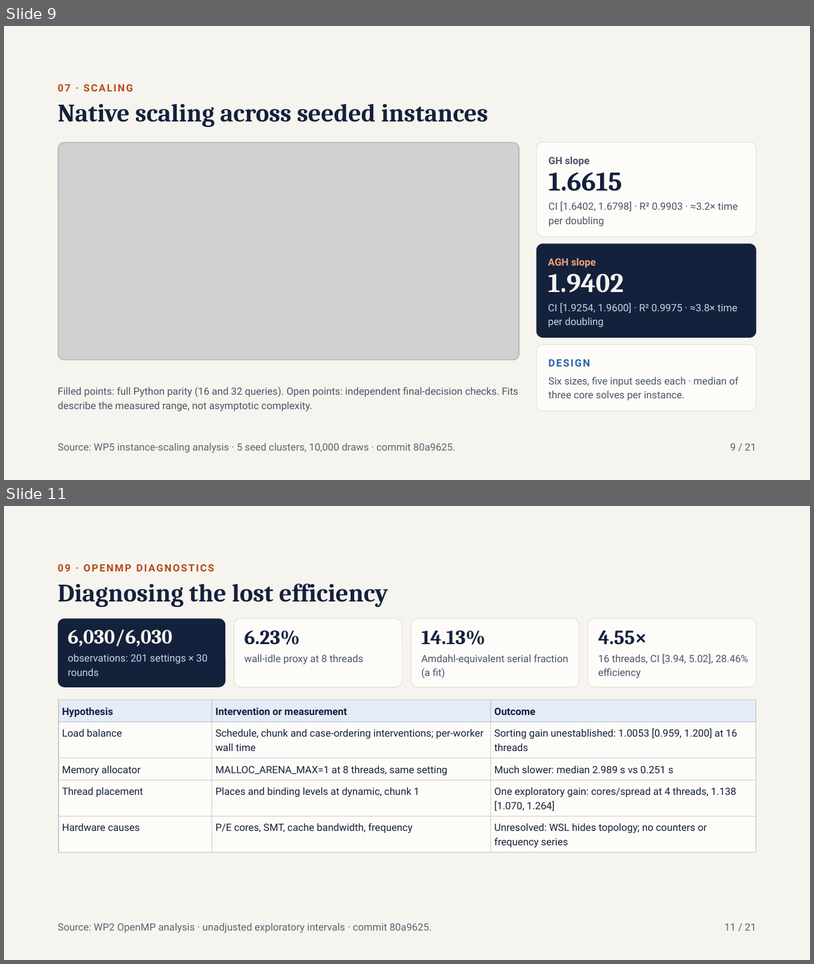
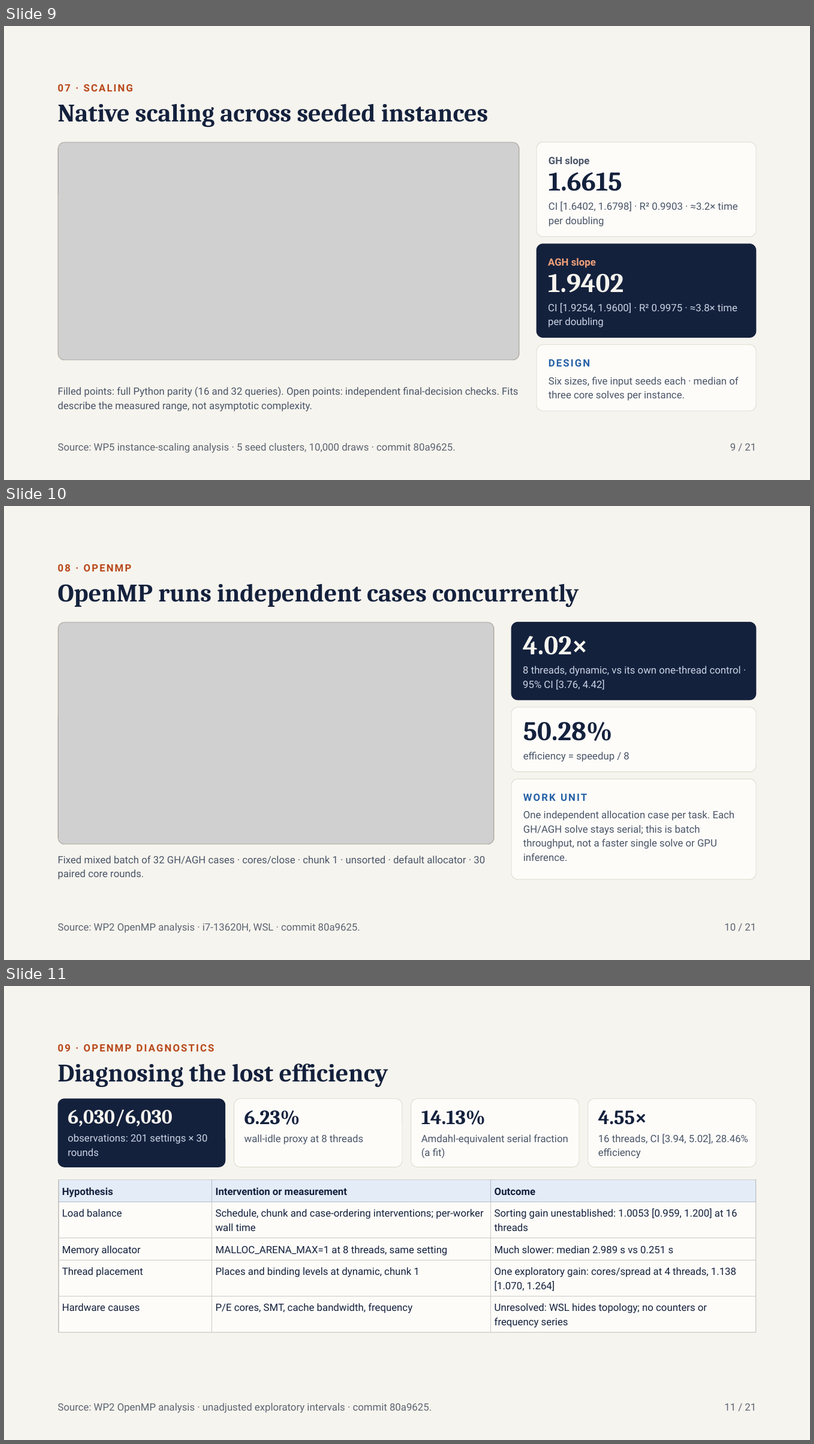
Before and after one commit to antonio-arbizzani-tonelli/llm-resource-allocation, a slide deck: presentations/llm-resource-allocation.pptx. Shown one above the other, each under a label of ours: slides 9 and 11 before the commit, slides 9, 10 and 11 after it; the slides between them are not shown. The pictures are 814x964 and 814x1444 pixels, drawn with LibreOffice and Linux fonts; fonts in the diff are those of the drawing; grey boxes stand for pictures. Boxes give left, top, right and bottom in pixels: in the first picture for what was removed or moved away, otherwise in the second. Text is boxed around its words. In the diff, an @@ line names an element or a change of style, - is before the commit and + after.

Commit message:
Replace presentation files with corrected OpenMP slide

```diff
--- a/presentations/llm-resource-allocation.pptx
+++ b/presentations/llm-resource-allocation.pptx
@@ slide 10 added at <box>4,506,810,960</box>, background #F6F4EE @@
@@ text added at <box>58,564,132,571</box>, 12 pt, text #B8481A, bold @@
+08 · OPENMP
@@ title added at <box>58,584,579,607</box>, 30 pt, text #14213D, bold @@
+OpenMP runs independent cases concurrently
@@ rounded rectangle added at <box>58,622,495,844</box>, fill #FFFFFF @@
@@ rounded rectangle added at <box>58,622,495,844</box>, outline #D9D5C8 0.5 pt @@
@@ picture added at <box>59,622,495,844</box> @@
@@ rounded rectangle added at <box>512,622,757,700</box>, fill #14213D @@
@@ text added at <box>523,636,588,655</box>, 32 pt, text #F6F4EE, bold @@
+4.02×
@@ text added at <box>523,666,741,690</box>, 12 pt, text #C9D3E3 @@
+8 threads, dynamic, vs its own one-thread control · 95% CI [3.76, 4.42]
@@ rounded rectangle added at <box>512,707,756,772</box>, fill #FDFCF9, outline #D9D5C8 0.5 pt @@
@@ text added at <box>524,721,613,741</box>, 32 pt, text #14213D, bold @@
+50.28%
@@ text added at <box>524,751,629,762</box>, 12 pt, text #4A5568 @@
+efficiency = speedup / 8
@@ rounded rectangle added at <box>512,779,756,879</box>, fill #FDFCF9, outline #D9D5C8 0.5 pt @@
@@ text added at <box>524,793,587,801</box>, 12 pt, text #2561A6, bold @@
+WORK UNIT
@@ text added at <box>524,810,735,861</box>, 12 pt, text #4A5568 @@
+One independent allocation case per task. Each GH/AGH solve stays serial; this is batch throughput, not a faster single solve or GPU inference.
@@ text added at <box>58,855,485,879</box>, 12 pt, text #4A5568 @@
+Fixed mixed batch of 32 GH/AGH cases · cores/close · chunk 1 · unsorted · default allocator · 30 paired core rounds.
@@ text added at <box>58,922,360,933</box>, 12 pt, text #5B6472 @@
+Source: WP2 OpenMP analysis · i7-13620H, WSL · commit 80a9625.
@@ text added at <box>725,923,756,930</box>, 12 pt, text #5B6472 @@
+10 / 21
```
Also in this commit, not shown: 1 slide removed, 5 other files.
